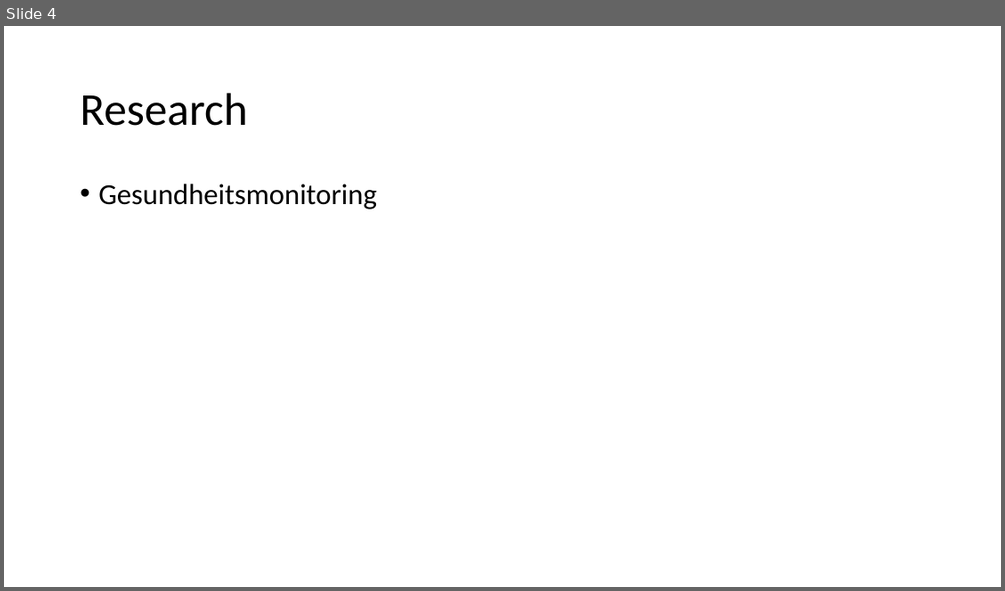
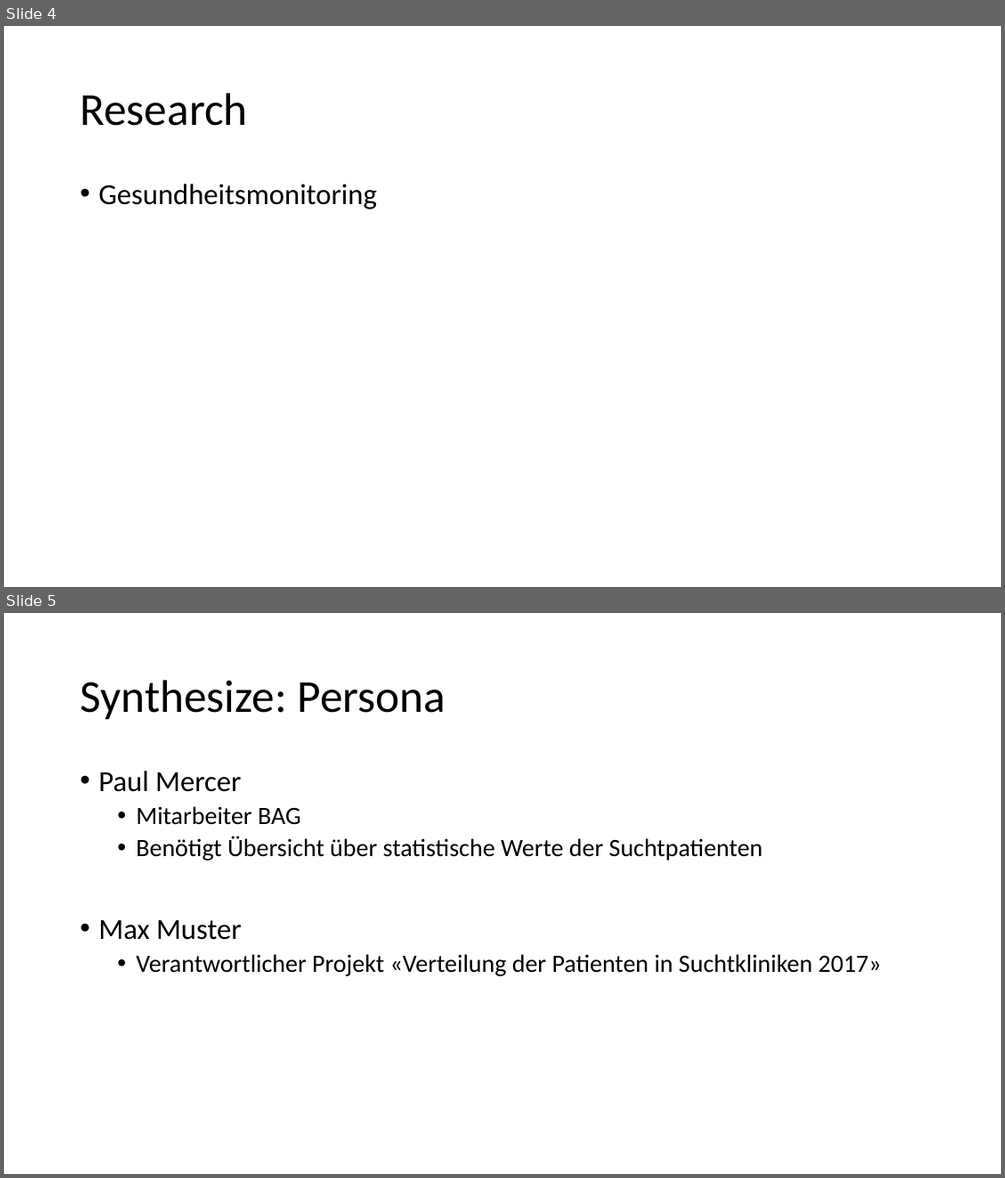
Before and after one commit to tomia1/ch.bfh.btx8081.w2016.red, a slide deck: doc/task3/red_task3.pptx. Shown one above the other, each under a label of ours: slide 4 before the commit, slides 4 and 5 after it. The pictures are 1005x591 and 1005x1178 pixels, drawn with LibreOffice and Linux fonts; fonts in the diff are those of the drawing. Boxes give left, top, right and bottom in pixels: in the first picture for what was removed or moved away, otherwise in the second. Text is boxed around its words. In the diff, an @@ line names an element or a change of style, - is before the commit and + after.

```diff
--- a/doc/task3/red_task3.pptx
+++ b/doc/task3/red_task3.pptx
@@ slide 5 added at [4, 613, 1001, 1174], background #FFFFFF @@
@@ title added at [80, 680, 445, 720], 44 pt, text #000000 @@
+Synthesize: Persona
@@ text added at [98, 771, 882, 976], 24 pt, text #000000 @@
+• Paul Mercer
+  • Mitarbeiter BAG
+  • Benötigt Übersicht über statistische Werte der Suchtpatienten
+• Max Muster
+  • Verantwortlicher Projekt «Verteilung der Patienten in Suchtkliniken 2017»
```
Also in this commit, not shown: 1 slide changed, 9 other slides added.
